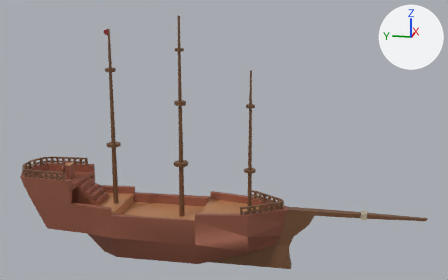
A saved change to the glTF model Models/Sail Ship.glb.
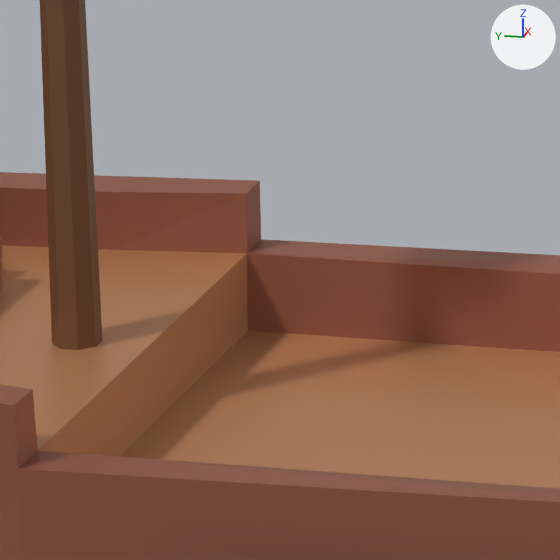
Each version appears first whole from a 50 mm lens placed at (-9.0, -2.53, 4.13), pointed at (0.04, -0.72, 1.87), and next in a close-up on the part from 24% to 37% of the width and 60% to 80% of the height. The axes (+X, +Y, +Z) are drawn at upper right. The lights are the same throughout. Where no turn or scale is listed for an object, it has been applied to the vertices. Vertices at the same position are counted once.

In view in the first close-up: 'BigShip'.
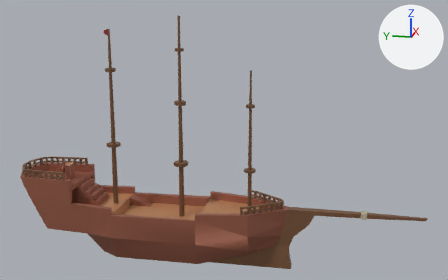
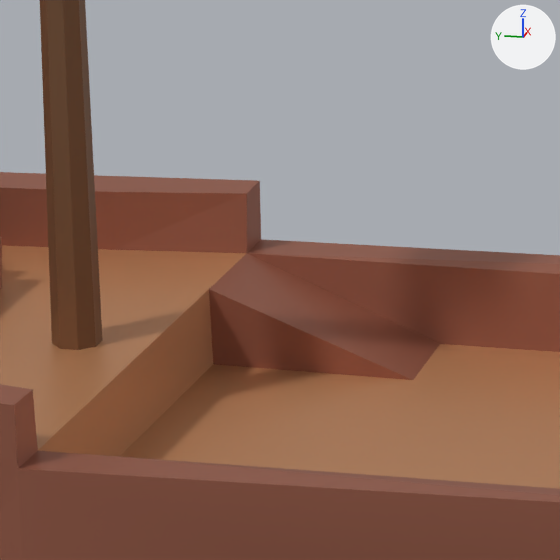
What changed in the scene script:
```text
Change me_bigship:
    where me_bigship.from_pydata(...)  # 1334 vertices, 3005 faces; spans x -0.57..0.58, y -3.82..2.56, z -0.04..3.79
    used by ob_bigship; location = (-0.002, 0.048, -0.071)
    verts and faces of me_bigship; kept vertices keep their numbers, new ones are numbered from 1334
    before: 399 (0.3, 0.88, 0.82) at pixel (208, 289)
    me_bigship part 1
    add verts[1334] = (0.3, 0.52, 0.68)  # pixel (413, 380)
    add verts[1335] = (0.5, 0.88, 0.82)  # pixel (248, 251)
    add verts[1336] = (0.48, 0.53, 0.68)  # pixel (440, 343)
    add verts[1337] = (0.31, 0.88, 0.68)  # pixel (213, 364)
    add faces += [(1334, 1336, 1335), (399, 1334, 1335), (399, 1337, 1334)]  # mat_wood_001 (brown #a1634f)
```

Where the change shows, as pixel boxes (x1, y1, x2, y2) in the close-ups (560 x 560 px):
part 1 of me_bigship, added (brown): after (209, 254, 440, 380)
